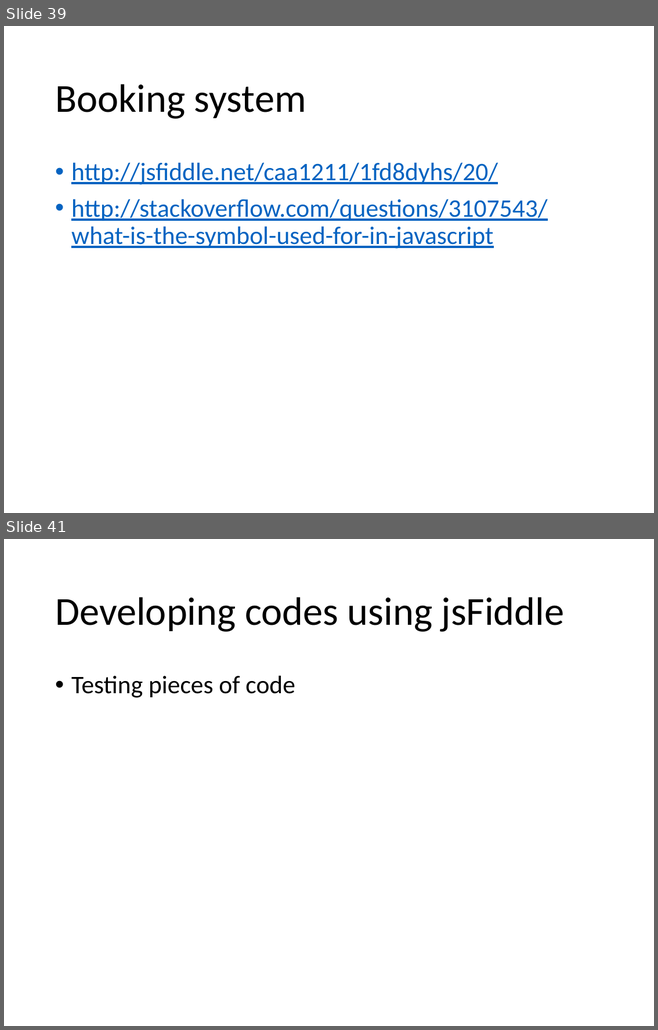
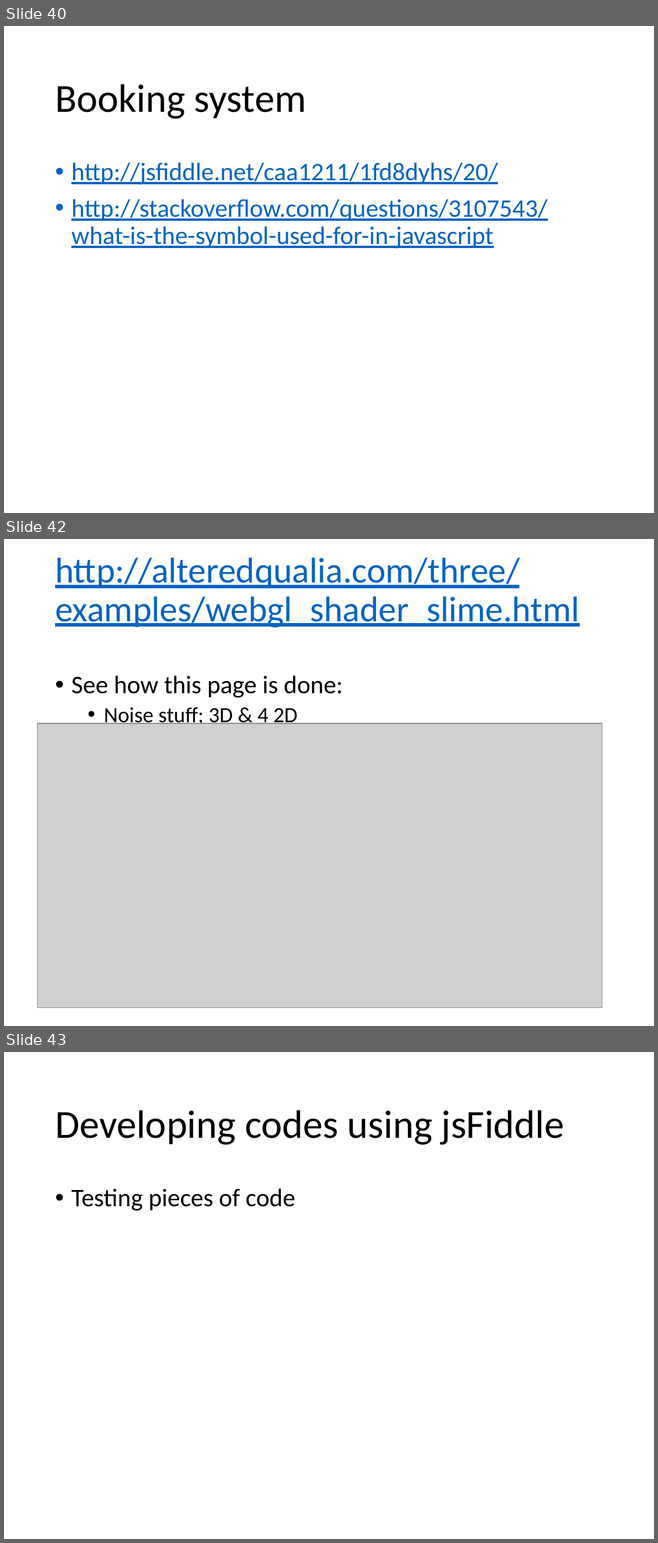
Before and after one commit to caa1211/tutsplus, a slide deck: threejs-tuts-3.pptx. Shown one above the other, each under a label of ours: slides 39 and 41 before the commit, slides 40, 42 and 43 after it; the slides between them are not shown. The pictures are 658x1030 and 658x1543 pixels, drawn with LibreOffice and Linux fonts; fonts in the diff are those of the drawing; grey boxes stand for pictures. Boxes give left, top, right and bottom in pixels: in the first picture for what was removed or moved away, otherwise in the second. Text is boxed around its words. In the diff, an @@ line names an element or a change of style, - is before the commit and + after.

```diff
--- a/threejs-tuts-3.pptx
+++ b/threejs-tuts-3.pptx
@@ slide 42 added at box(4, 539, 654, 1026), background #FFFFFF @@
@@ title added at box(55, 558, 579, 628), 39.6 pt, text #0563C1, underline @@
+http://alteredqualia.com/three/examples/webgl_shader_slime.html
@@ text added at box(71, 675, 343, 728), 28 pt, text #000000 @@
+• See how this page is done:
+  • Noise stuff; 3D & 4 2D
@@ picture added at box(38, 723, 601, 1008) @@
@@ what was slide 39 is now slide 40 @@
@@ what was slide 41 is now slide 43 @@
```
Also in this commit, not shown: 1 slide changed, 1 other slide added, 6 other files.
